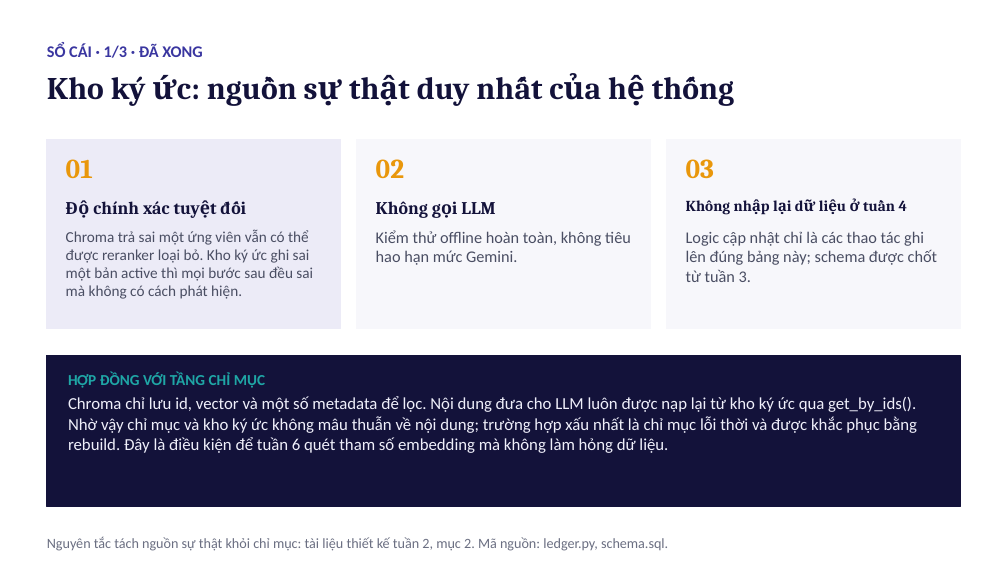
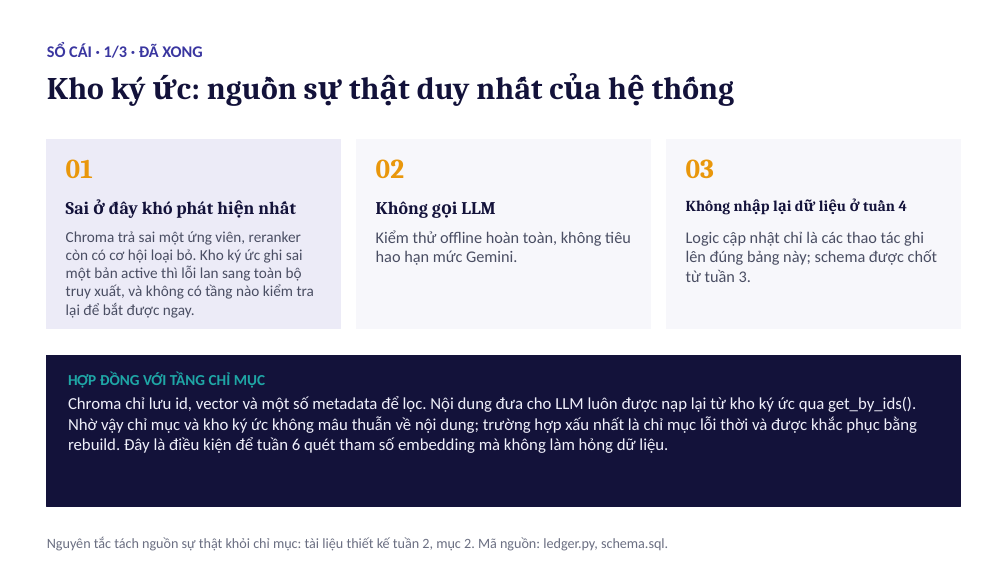
Before and after one commit to Phongdzfk/Samsung-Agent, a slide deck: slide 7 of Tuan 3/bao-cao-tuan-3.pptx (slide 5 before the commit). Drawn at 1008x567 pixels with LibreOffice and Linux fonts; fonts in the diff are those of the drawing. Boxes give left, top, right and bottom in pixels: in the first picture for what was removed or moved away, otherwise in the second. Text is boxed around its words. In the diff, an @@ line names an element or a change of style, - is before the commit and + after.

```diff
--- a/Tuan 3/bao-cao-tuan-3.pptx
+++ b/Tuan 3/bao-cao-tuan-3.pptx
@@ text at [66,199,213,218]: text changed @@
-Độ chính xác tuyệt đối
+Sai ở đây khó phát hiện nhất
@@ text at [66,231,314,318]: text changed @@
-Chroma trả sai một ứng viên vẫn có thể được reranker loại bỏ. Kho ký ức ghi sai một bản active thì mọi bước sau đều sai mà không có cách phát hiện.
+Chroma trả sai một ứng viên, reranker còn có cơ hội loại bỏ. Kho ký ức ghi sai một bản active thì lỗi lan sang toàn bộ truy xuất, và không có tầng nào kiểm tra lại để bắt được ngay.
```
Also in this commit, not shown: 5 other slides changed, 2 slides added, 6 other files.
